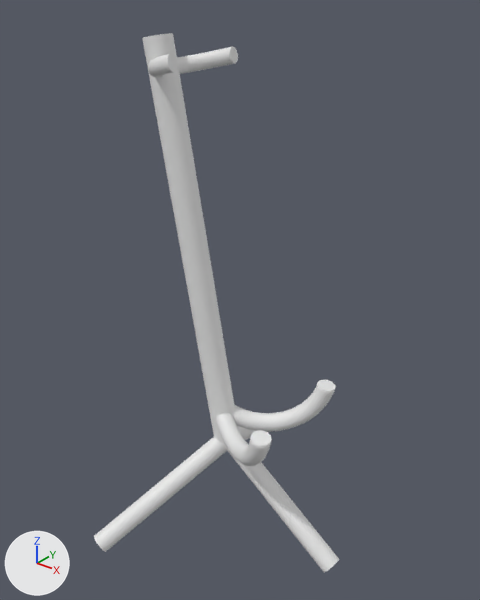
What one commit did to the FBX model Assets/Models/GuitarStand.fbx.
Before and after are seen from a 50 mm lens placed at (2.19, -2.62, 2.87), pointed at (-0.01, 0.13, 1.17). The axes (+X, +Y, +Z) are drawn at lower left. The lights are the same throughout. Where no turn or scale is listed for an object, it has been applied to the vertices.
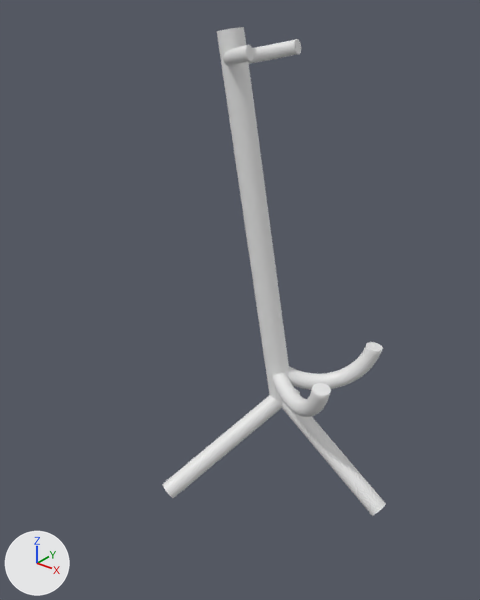
Location of each change, [x1, y1, x2, y2] in pixels of the pictures (480 x 600 px):
'BezierCircle', reshaped, moved (147% wider, 1431% taller): before [148, 46, 238, 77]; after [162, 27, 386, 516]
'Cylinder', deleted: before [142, 33, 239, 443]
'Cylinder.001', deleted: before [94, 437, 227, 552]
'Cylinder.003', deleted: before [227, 448, 339, 573]
'BezierCircle.002', deleted: before [233, 380, 336, 431]
'BezierCircle.001', deleted: before [215, 413, 272, 466]
'Cylinder.002', deleted: before [226, 426, 256, 449]
part 1 of me_beziercircle, added: after [272, 373, 331, 417]
part 2 of me_beziercircle, added: after [288, 342, 383, 390]
part 3 of me_beziercircle, added: after [217, 27, 289, 401]
part 4 of me_beziercircle, added: after [162, 395, 282, 498]
part 5 of me_beziercircle, added: after [282, 401, 386, 516]

The change in detail:
me_beziercircle is used by ob_beziercircle; location (-0.106, 0.0, 2.513).
me_beziercircle had 300 vertices, 290 faces and spanned x -0.333..-0.012, y -0.261..0.261, z -0.108..0.036.
me_beziercircle now has 1002 vertices, 850 faces and spans x -0.422..0.959, y -0.828..0.748, z -2.835..0.101.
me_beziercircle part 1: a new loose piece of 223 vertices spanning x -0.004..0.659, y -0.38..0.059, z -2.197..-1.821.
me_beziercircle part 2: a new loose piece of 223 vertices spanning x -0.004..0.659, y -0.058..0.38, z -2.197..-1.821.
me_beziercircle part 3: a new loose piece of 64 vertices spanning x -0.422..0.173, y -0.08..0.08, z -2.268..0.101.
me_beziercircle part 4: a new loose piece of 64 vertices spanning x -0.318..0.156, y -0.828..0.032, z -2.815..-2.212.
me_beziercircle part 5: a new loose piece of 64 vertices spanning x 0.054..0.959, y -0.096..0.064, z -2.835..-2.192.
Object 'BezierCircle' (ob_beziercircle) moves from (-0.106, 0.0, 2.513) to (-0.106, 0.591, 2.513).
Object 'Cylinder.003' (ob_cylinder_003) is deleted.
Object 'BezierCircle.001' (ob_beziercircle_001) is deleted.
Object 'Cylinder.002' (ob_cylinder_002) is deleted.
Object 'Cylinder.001' (ob_cylinder_001) is deleted.
Object 'BezierCircle.002' (ob_beziercircle_002) is deleted.
Object 'Cylinder' (ob_cylinder) is deleted.
